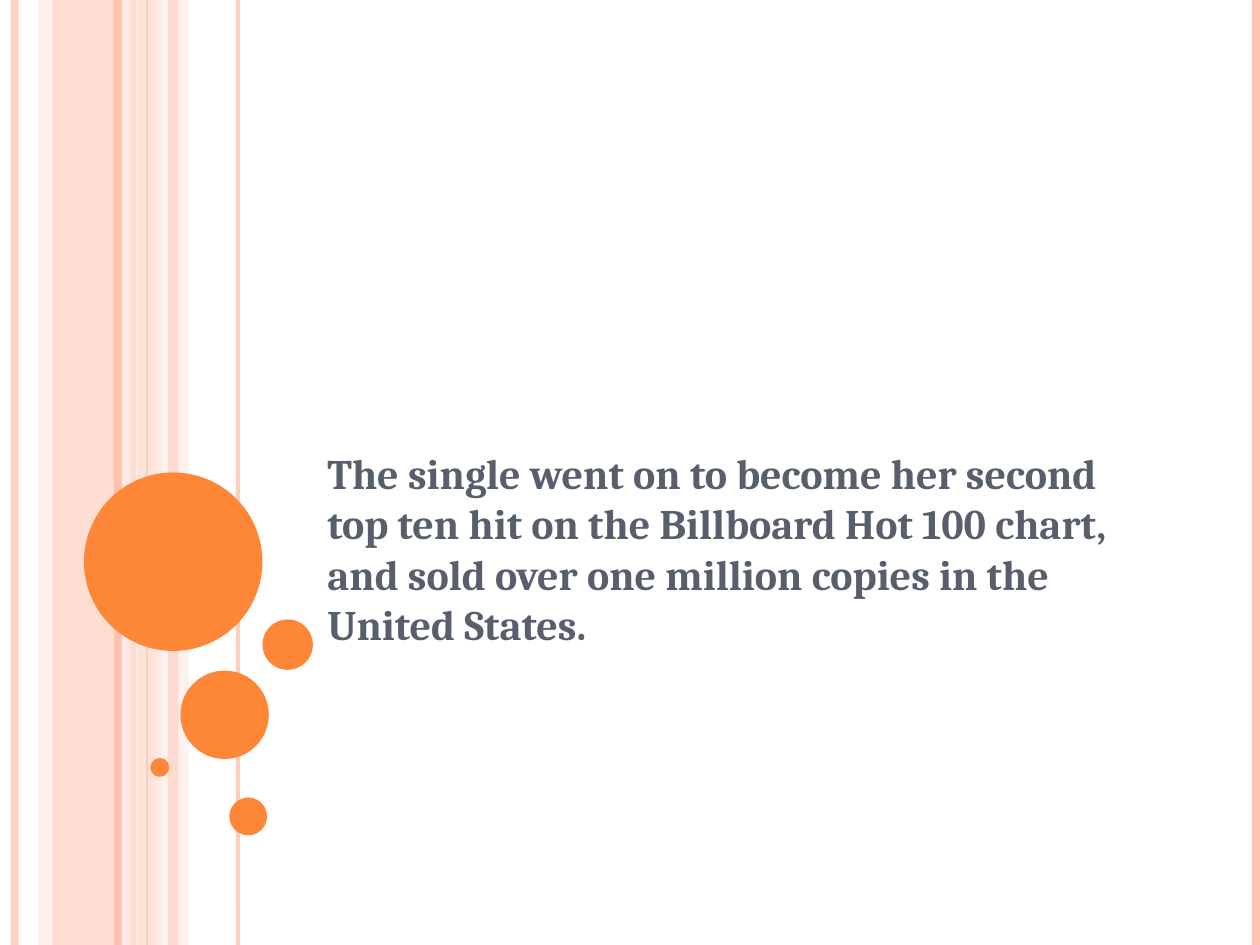
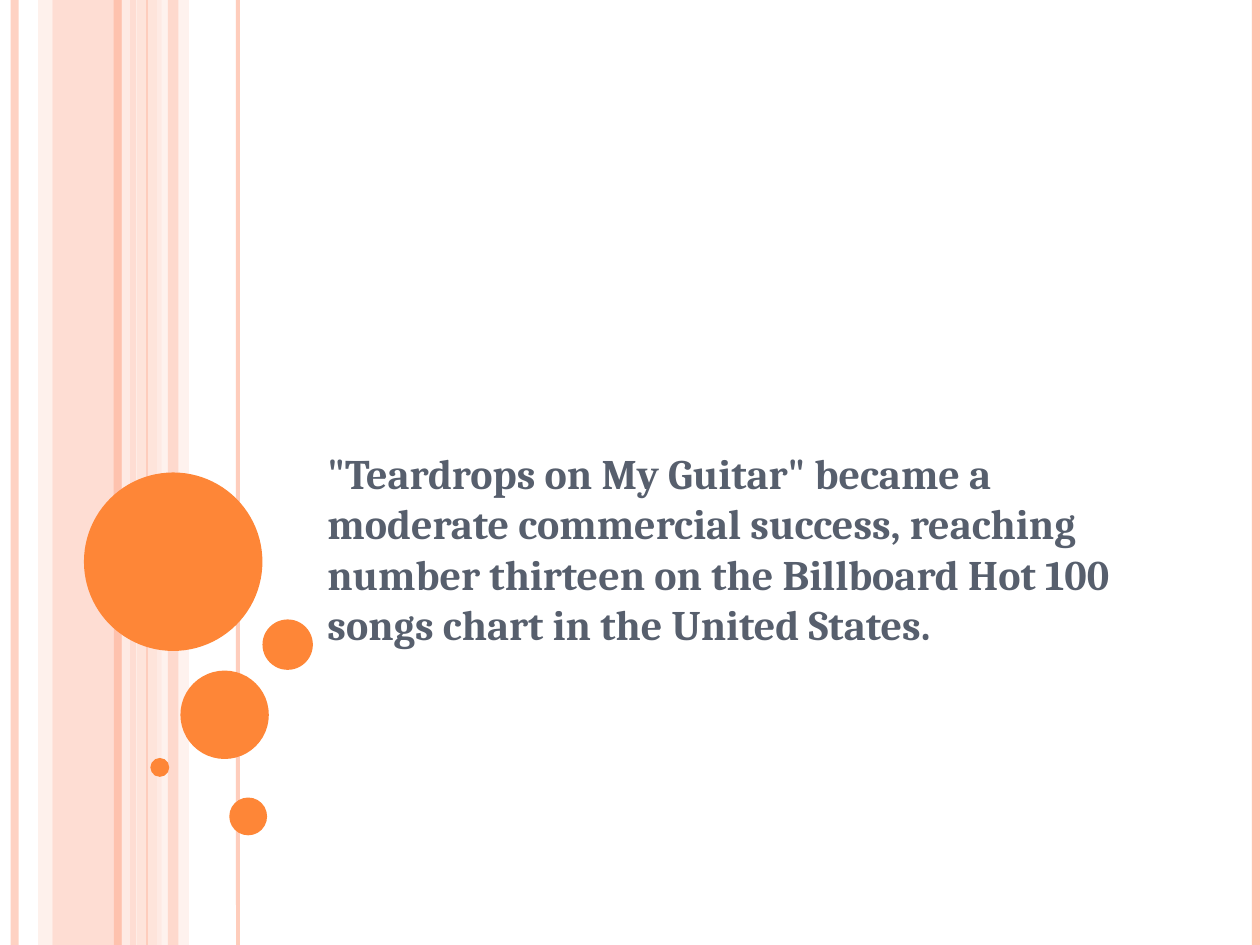
Before and after one commit to surabhi5/instant-ppt, a slide deck: slide 96 of output.pptx (slide 77 before the commit). Drawn at 1260x945 pixels with LibreOffice and Linux fonts; fonts in the diff are those of the drawing. Boxes give left, top, right and bottom in pixels: in the first picture for what was removed or moved away, otherwise in the second. Text is boxed around its words. In the diff, an @@ line names an element or a change of style, - is before the commit and + after.

```diff
--- a/output.pptx
+++ b/output.pptx
@@ subtitle at (327, 459, 1109, 649): text changed @@
-The single went on to become her second top ten hit on the Billboard Hot 100 chart, and sold over one million copies in the United States.
+"Teardrops on My Guitar" became a moderate commercial success, reaching number thirteen on the Billboard Hot 100 songs chart in the United States.
```
Also in this commit, not shown: 27 other slides changed, 85 slides added, 55 slides removed, 1 other file.
